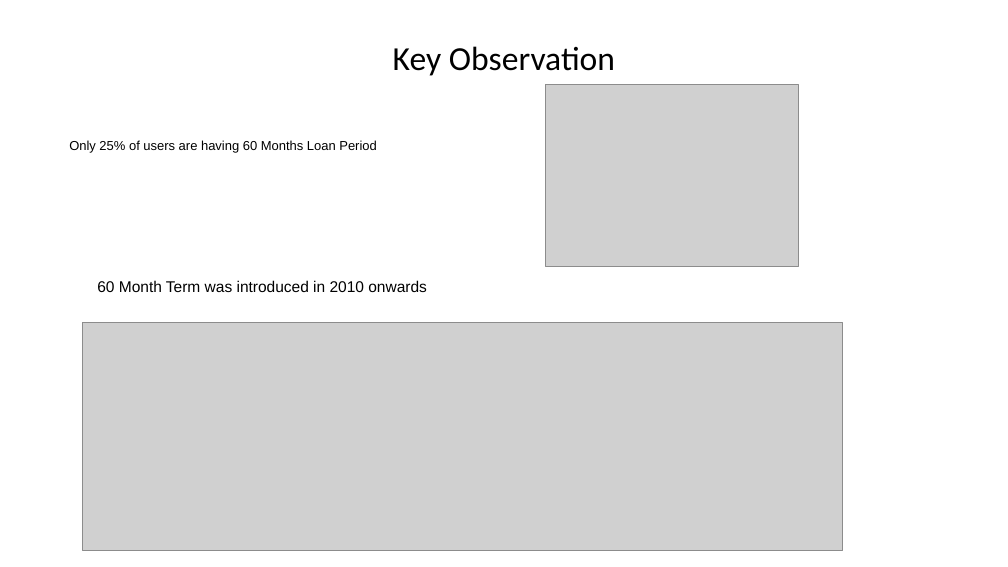
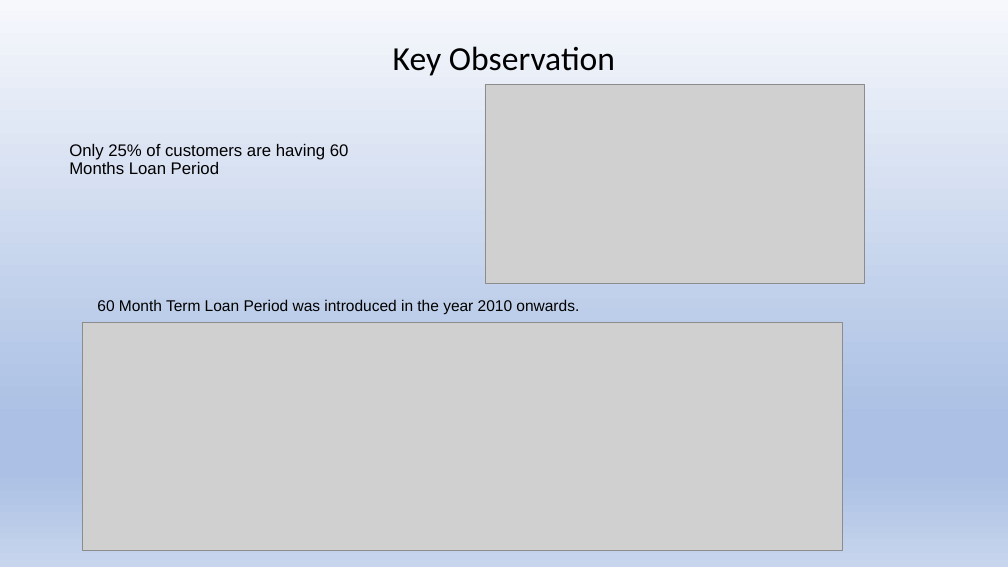
Before and after one commit to vlakhe/Lending_Club_case_study, a slide deck: slide 6 of LendingClub_CaseStudy/Lending_casestudy.pptx. Drawn at 1008x567 pixels with LibreOffice and Linux fonts; fonts in the diff are those of the drawing; grey boxes stand for pictures. Boxes give left, top, right and bottom in pixels: in the first picture for what was removed or moved away, otherwise in the second. Text is boxed around its words. In the diff, an @@ line names an element or a change of style, - is before the commit and + after.

```diff
--- a/LendingClub_CaseStudy/Lending_casestudy.pptx
+++ b/LendingClub_CaseStudy/Lending_casestudy.pptx
@@ background #FFFFFF to gradient #F6F8FC to #ABC0E4 to #C7D5ED @@
@@ picture: place and size @@
-picture at [545, 84, 798, 266]
+picture at [485, 84, 864, 284]
@@ text at [69, 144, 349, 174]: text changed; size 12.4 to 16 pt @@
-Only 25% of users are having 60 Months Loan Period
+Only 25% of customers are having 60 Months Loan Period
@@ text at [97, 299, 579, 315]: text changed @@
-60 Month Term was introduced in 2010 onwards
+60 Month Term Loan Period was introduced in the year 2010 onwards.
```
Also in this commit, not shown: 15 other slides changed, 1 other file.
